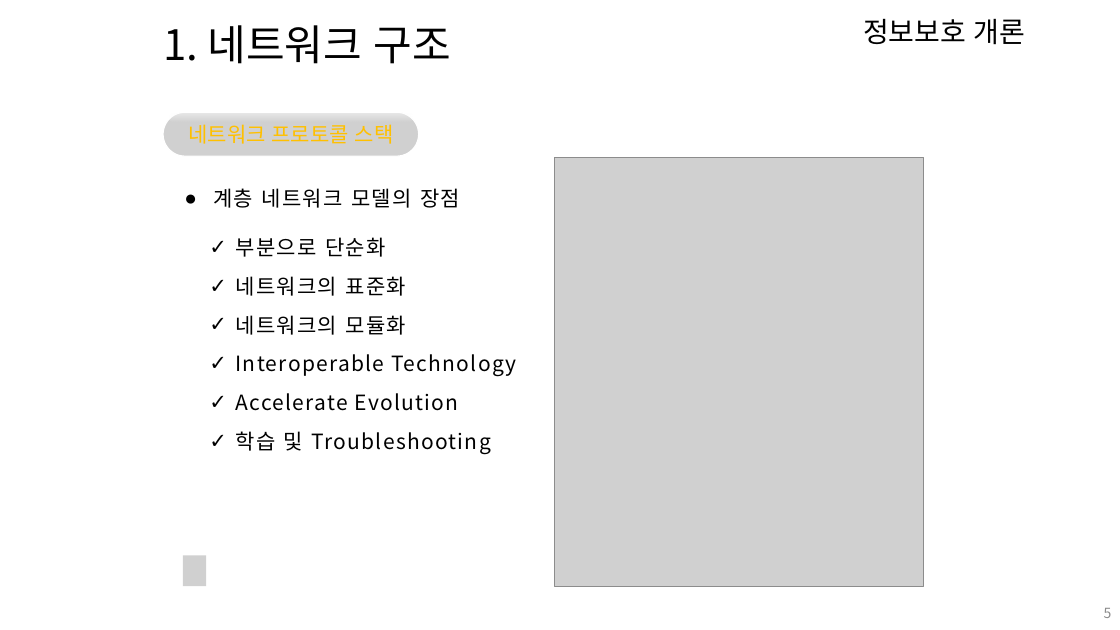
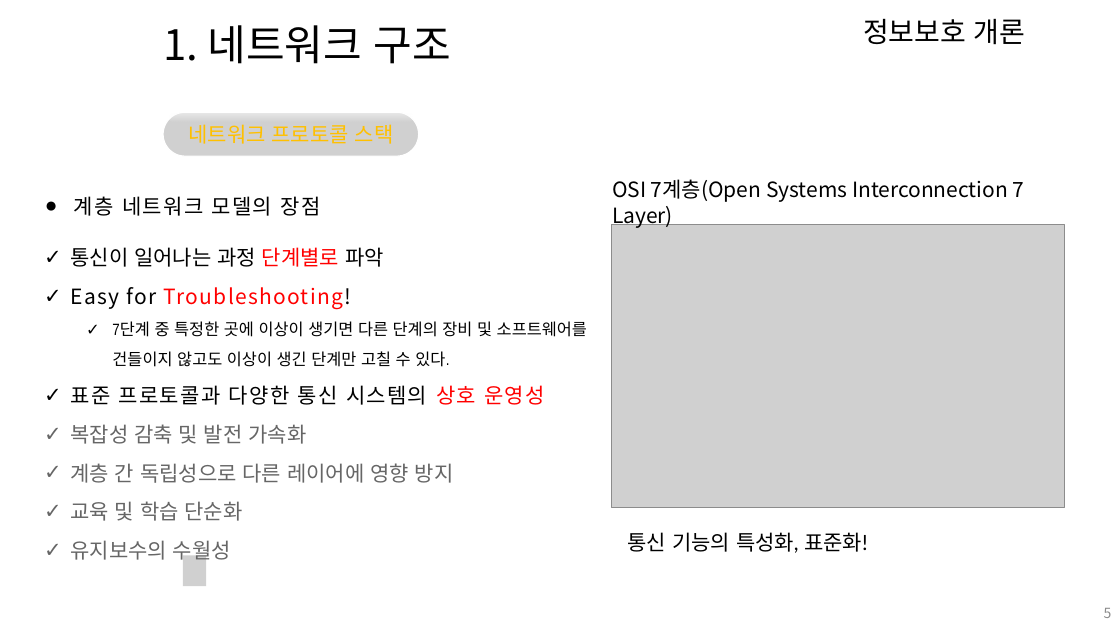
Before and after one commit to arizona95/CyberTraining, a slide deck: slide 5 of Lecture/24_1_정보보호/정보보호 7강.pptx. Drawn at 1120x630 pixels with LibreOffice and Linux fonts; fonts in the diff are those of the drawing; grey boxes stand for pictures; background and template pictures are left out. Boxes give left, top, right and bottom in pixels: in the first picture for what was removed or moved away, otherwise in the second. Text is boxed around its words. In the diff, an @@ line names an element or a change of style, - is before the commit and + after.

```diff
--- a/Lecture/24_1_정보보호/정보보호 7강.pptx
+++ b/Lecture/24_1_정보보호/정보보호 7강.pptx
@@ picture removed at box(555, 157, 924, 586) @@
@@ text added at box(612, 179, 1025, 228), 18 pt, text #000000 @@
+OSI 7계층(Open Systems Interconnection 7 Layer)
@@ text "계층 네트워크 모델의 장점": place and size @@
-text "계층 네트워크 모델의 장점" at box(213, 188, 460, 208)
+text "계층 네트워크 모델의 장점" at box(74, 196, 321, 216)
@@ picture added at box(612, 225, 1065, 507) @@
@@ text at box(70, 247, 587, 563): text changed; font Noto Sans CJK KR to Arial Narrow @@
-✓ 부분으로 단순화
-✓ 네트워크의 표준화
-✓ 네트워크의 모듈화
-✓ Interoperable Technology
-✓ Accelerate Evolution
-✓ 학습 및 Troubleshooting
+✓ 통신이 일어나는 과정 단계별로 파악
+✓ Easy for Troubleshooting!
+  ✓ 7단계 중 특정한 곳에 이상이 생기면 다른 단계의 장비 및 소프트웨어를 건들이지 않고도 이상이 생긴 단계만 고칠 수 있다.
+✓ 표준 프로토콜과 다양한 통신 시스템의 상호 운영성
+✓ 복잡성 감축 및 발전 가속화
+✓ 계층 간 독립성으로 다른 레이어에 영향 방지
+✓ 교육 및 학습 단순화
+✓ 유지보수의 수월성
@@ text added at box(628, 532, 868, 553), 18 pt, text #000000 @@
+통신 기능의 특성화, 표준화!
```
Also in this commit, not shown: 4 other slides changed, 4 slides added, 2 slides removed.
